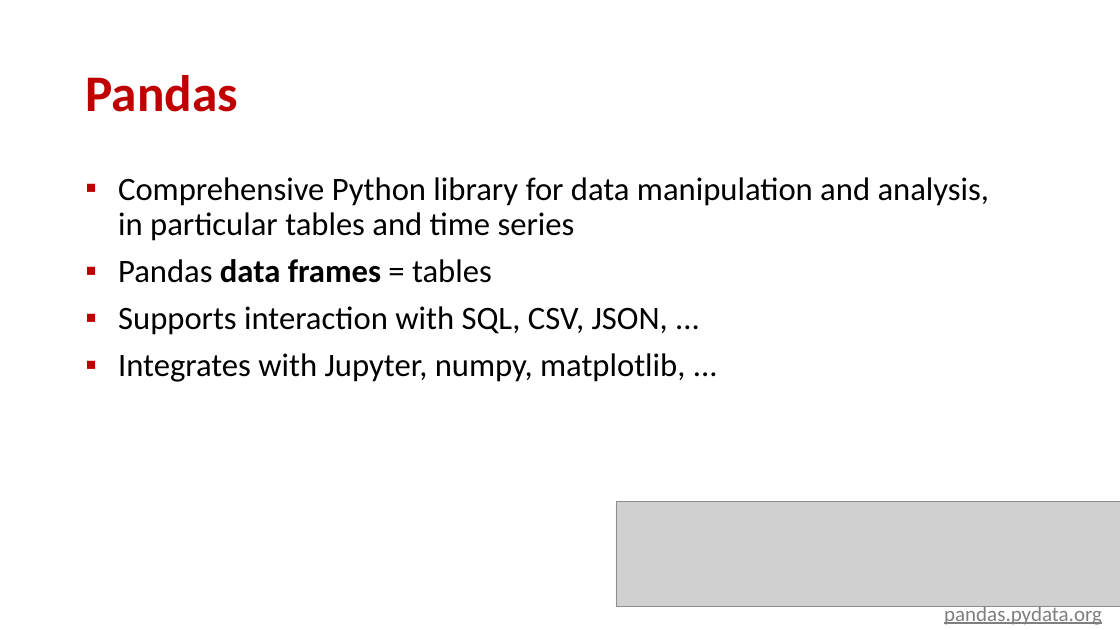
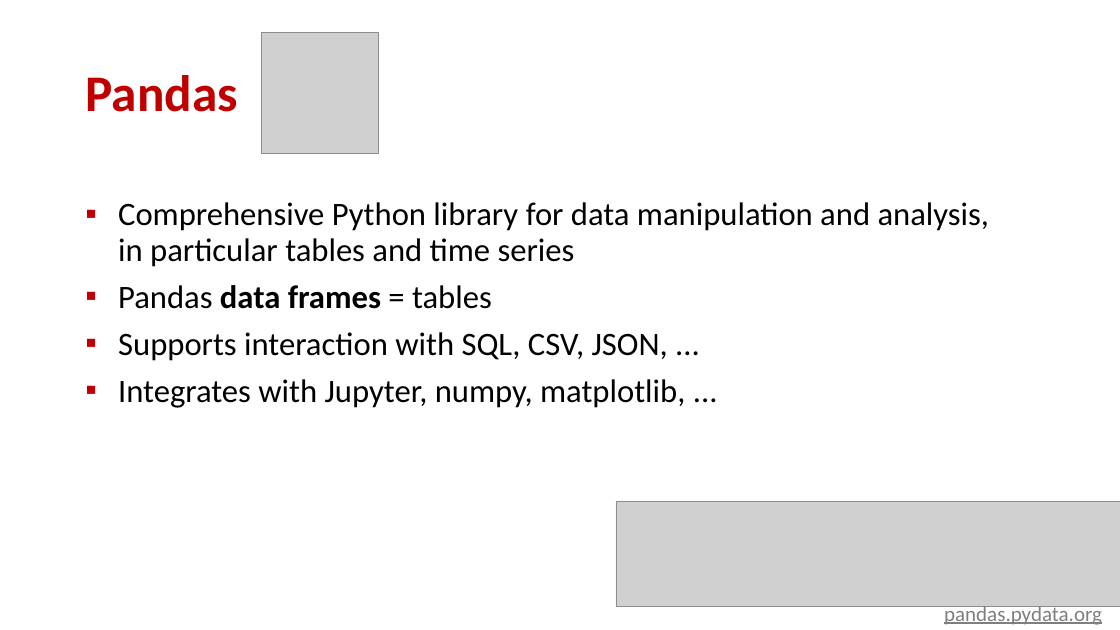
Before and after one commit to gsbrodal/gsbrodal.github.io, a slide deck: slide 9 of ipsa/slides/pandas.pptx. Drawn at 1120x630 pixels with LibreOffice and Linux fonts; fonts in the diff are those of the drawing; grey boxes stand for pictures. Boxes give left, top, right and bottom in pixels: in the first picture for what was removed or moved away, otherwise in the second. Text is boxed around its words. In the diff, an @@ line names an element or a change of style, - is before the commit and + after.

Commit message:
all-slides.pdf clustering.pdf clustering.pptx code.zip gui.pdf gui.pptx java.pdf java.pptx pandas.pdf pandas.pptx

```diff
--- a/ipsa/slides/pandas.pptx
+++ b/ipsa/slides/pandas.pptx
@@ picture added at (x1=261, y1=32, x2=378, y2=154) @@
@@ text "Comprehensive Python library for data ..." moved from (x1=118, y1=177, x2=989, y2=382) to (x1=118, y1=202, x2=989, y2=408) @@
```
Also in this commit, not shown: 6 other slides changed, 8 other files.
